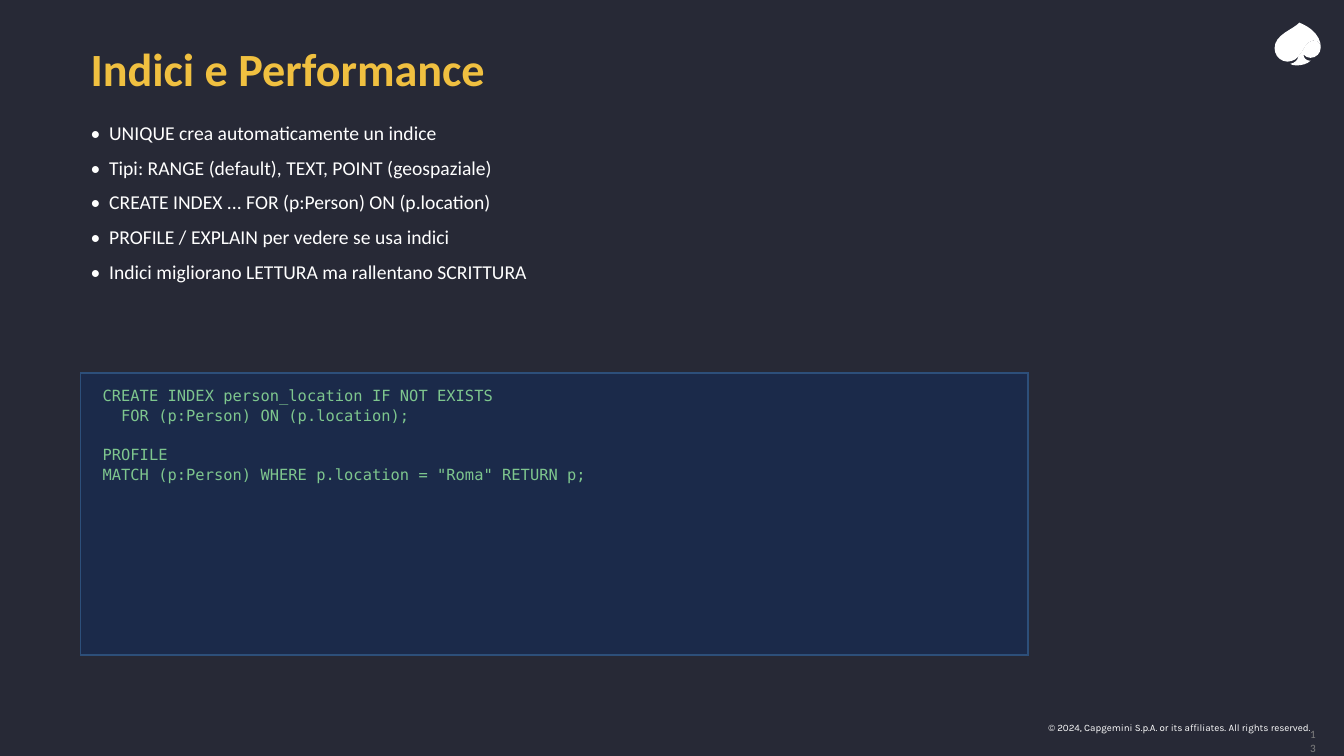
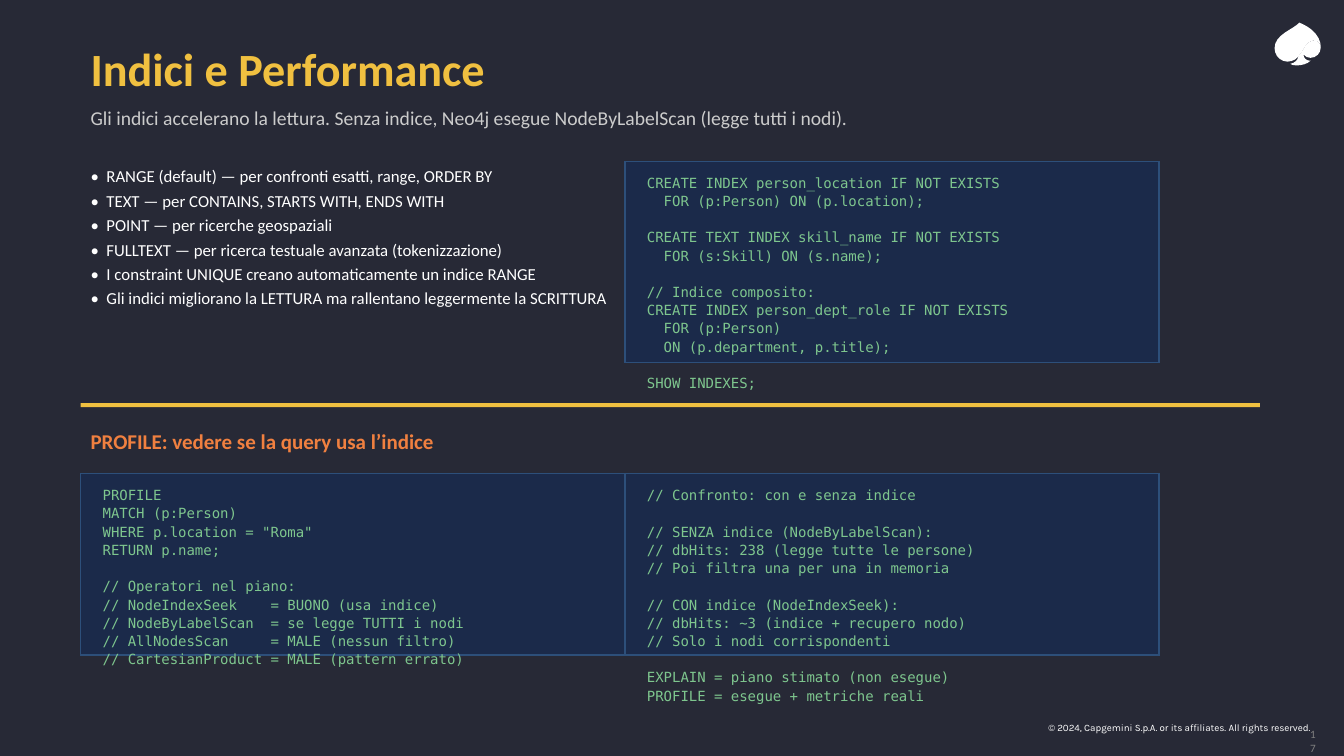
Before and after one commit to leobcc/neo4j-training-course-material, a slide deck: slide 17 of slides/session-01/session-01.pptx (slide 13 before the commit). Drawn at 1344x756 pixels with LibreOffice and Linux fonts; fonts in the diff are those of the drawing. Boxes give left, top, right and bottom in pixels: in the first picture for what was removed or moved away, otherwise in the second. Text is boxed around its words. In the diff, an @@ line names an element or a change of style, - is before the commit and + after.

```diff
--- a/slides/session-01/session-01.pptx
+++ b/slides/session-01/session-01.pptx
@@ text added at bbox=[91, 111, 847, 129], 14 pt, text #CCCCCC @@
+Gli indici accelerano la lettura. Senza indice, Neo4j esegue NodeByLabelScan (legge tutti i nodi).
@@ text removed at bbox=[109, 126, 526, 283] @@
-• UNIQUE crea automaticamente un indice
-• Tipi: RANGE (default), TEXT, POINT (geospaziale)
-• CREATE INDEX ... FOR (p:Person) ON (p.location)
-• PROFILE / EXPLAIN per vedere se usa indici
-• Indici migliorano LETTURA ma rallentano SCRITTURA
@@ text added at bbox=[106, 170, 606, 307], 12 pt, text #FFFFFF @@
+• RANGE (default) — per confronti esatti, range, ORDER BY
+• TEXT — per CONTAINS, STARTS WITH, ENDS WITH
+• POINT — per ricerche geospaziali
+• FULLTEXT — per ricerca testuale avanzata (tokenizzazione)
+• I constraint UNIQUE creano automaticamente un indice RANGE
+• Gli indici migliorano la LETTURA ma rallentano leggermente la SCRITTURA
@@ rectangle added at bbox=[625, 161, 1159, 363], fill #1B2A4A, outline #2D4F7A 1 pt @@
@@ text added at bbox=[647, 177, 1008, 355], 10 pt, text #7EC68E @@
+CREATE INDEX person_location IF NOT EXISTS
+FOR (p:Person) ON (p.location);
+CREATE TEXT INDEX skill_name IF NOT EXISTS
+FOR (s:Skill) ON (s.name);
+// Indice composito:
+CREATE INDEX person_dept_role IF NOT EXISTS
+FOR (p:Person)
+ON (p.department, p.title);
+SHOW INDEXES;
@@ text removed at bbox=[103, 389, 586, 483] @@
-CREATE INDEX person_location IF NOT EXISTS
-FOR (p:Person) ON (p.location);
-PROFILE
-MATCH (p:Person) WHERE p.location = "Roma" RETURN p;
@@ rectangle added at bbox=[81, 403, 1260, 407], fill #F0C040 @@
@@ text added at bbox=[91, 434, 434, 453], 15 pt, text #F08040, bold @@
+PROFILE: vedere se la query usa l’indice
@@ rectangle: place and size @@
-rectangle at bbox=[81, 373, 1028, 655]
+rectangle at bbox=[81, 474, 635, 655]
@@ rectangle added at bbox=[625, 474, 1159, 655], fill #1B2A4A, outline #2D4F7A 1 pt @@
@@ text added at bbox=[103, 489, 464, 667], 10 pt, text #7EC68E @@
+PROFILE
+MATCH (p:Person)
+WHERE p.location = "Roma"
+RETURN p.name;
+// Operatori nel piano:
+// NodeIndexSeek = BUONO (usa indice)
+// NodeByLabelScan = se legge TUTTI i nodi
+// AllNodesScan = MALE (nessun filtro)
+// CartesianProduct = MALE (pattern errato)
@@ text added at bbox=[647, 489, 974, 704], 10 pt, text #7EC68E @@
+// Confronto: con e senza indice
+// SENZA indice (NodeByLabelScan):
+// dbHits: 238 (legge tutte le persone)
+// Poi filtra una per una in memoria
+// CON indice (NodeIndexSeek):
+// dbHits: ~3 (indice + recupero nodo)
+// Solo i nodi corrispondenti
+EXPLAIN = piano stimato (non esegue)
+PROFILE = esegue + metriche reali
```
Also in this commit, not shown: 5 other slides changed, 20 slides added, 12 slides removed.
